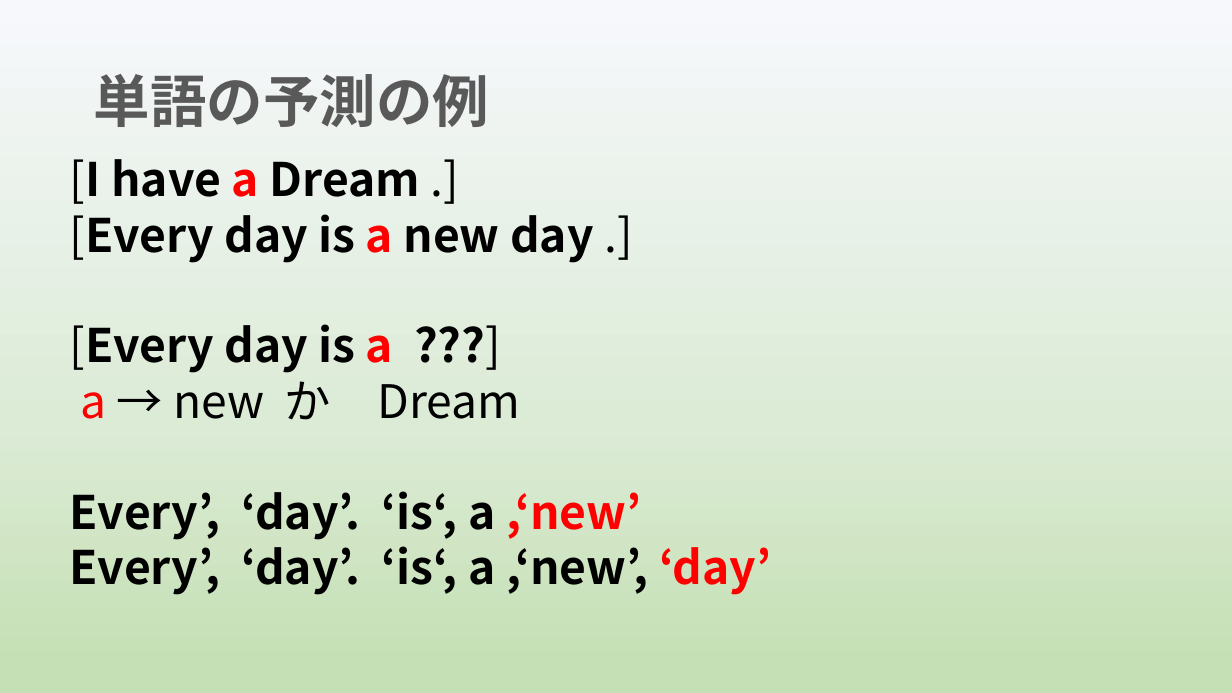
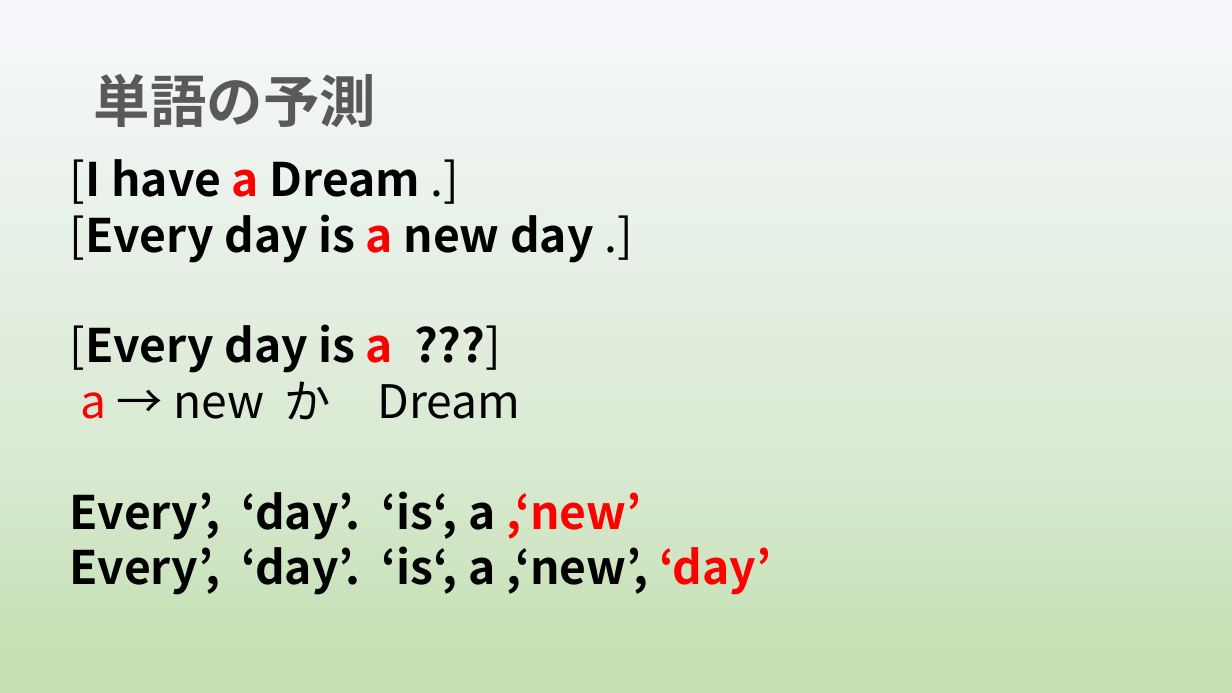
Before and after one commit to yoshitake266/bitComposer_prj, a slide deck: slide 6 of presentation/bit Composer2.pptx. Drawn at 1232x693 pixels with LibreOffice and Linux fonts; fonts in the diff are those of the drawing. Boxes give left, top, right and bottom in pixels: in the first picture for what was removed or moved away, otherwise in the second. Text is boxed around its words. In the diff, an @@ line names an element or a change of style, - is before the commit and + after.

```diff
--- a/presentation/bit Composer2.pptx
+++ b/presentation/bit Composer2.pptx
@@ title at <box>94,74,376,127</box>: text changed @@
-単語の予測の例
+単語の予測
```
Also in this commit, not shown: 6 other slides changed.
